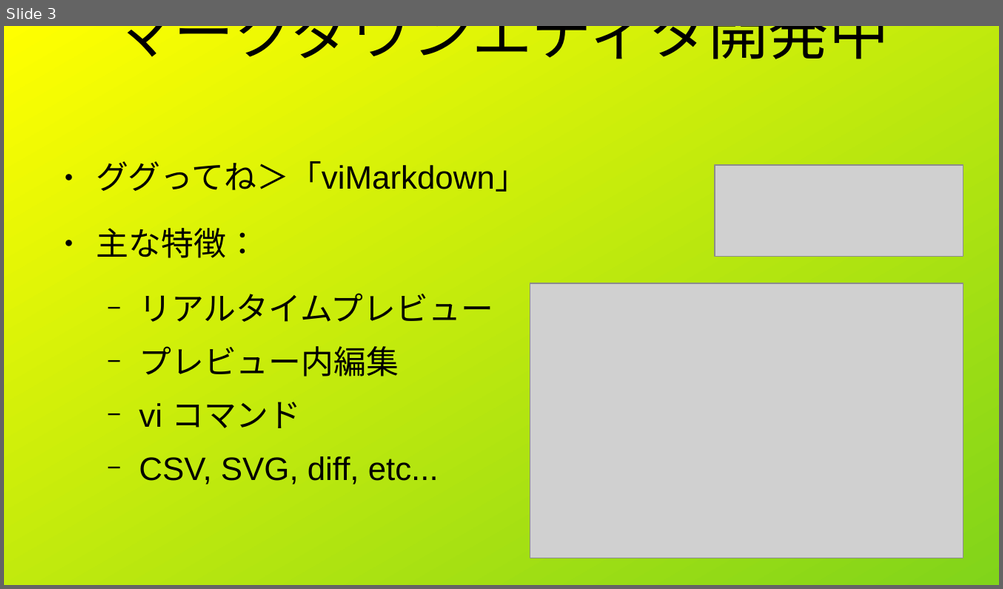
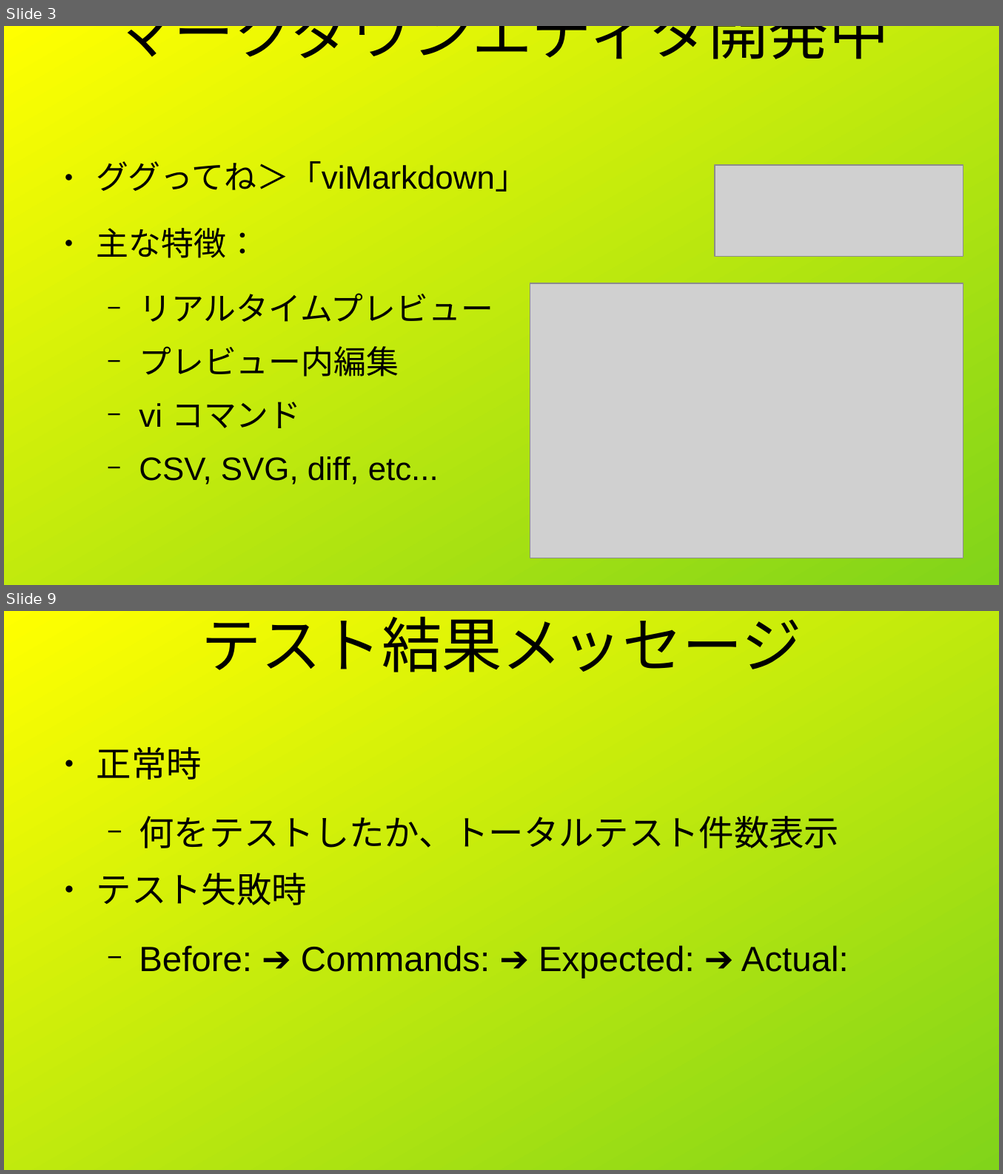
Before and after one commit to shigmas/viMarkdown, a slide deck: tech/ja/LT20260708/自動テスト.odp. Shown one above the other, each under a label of ours: slide 3 before the commit, slides 3 and 9 after it; the slides between them are not shown. The pictures are 1003x589 and 1003x1174 pixels, drawn with LibreOffice and Linux fonts; fonts in the diff are those of the drawing; grey boxes stand for pictures. Boxes give left, top, right and bottom in pixels: in the first picture for what was removed or moved away, otherwise in the second. Text is boxed around its words. In the diff, an @@ line names an element or a change of style, - is before the commit and + after.

```diff
--- a/tech/ja/LT20260708/自動テスト.odp
+++ b/tech/ja/LT20260708/自動テスト.odp
@@ slide 9 added at [4, 611, 999, 1170], background gradient #FFFF00 to #81D41A @@
@@ title added at [201, 616, 801, 672], 48 pt, text #000000 @@
+テスト結果メッセージ
@@ text added at [96, 747, 848, 978], 28 pt, text #000000 @@
+● 正常時
+  − 何をテストしたか、トータルテスト件数表示
+● テスト失敗時
+  − Before: ➔ Commands: ➔ Expected: ➔ Actual:
```
Also in this commit, not shown: 4 slides changed, 4 other slides added, 3 slides removed, 2 other files.
